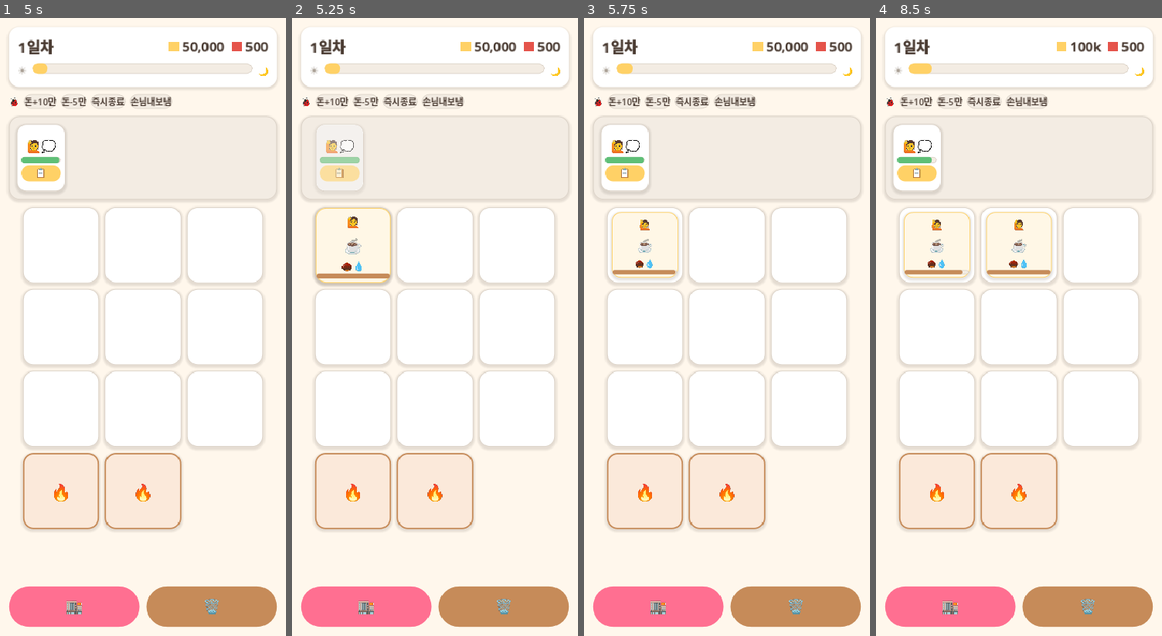
Above: before the commit, frames 1-4 (left to right).
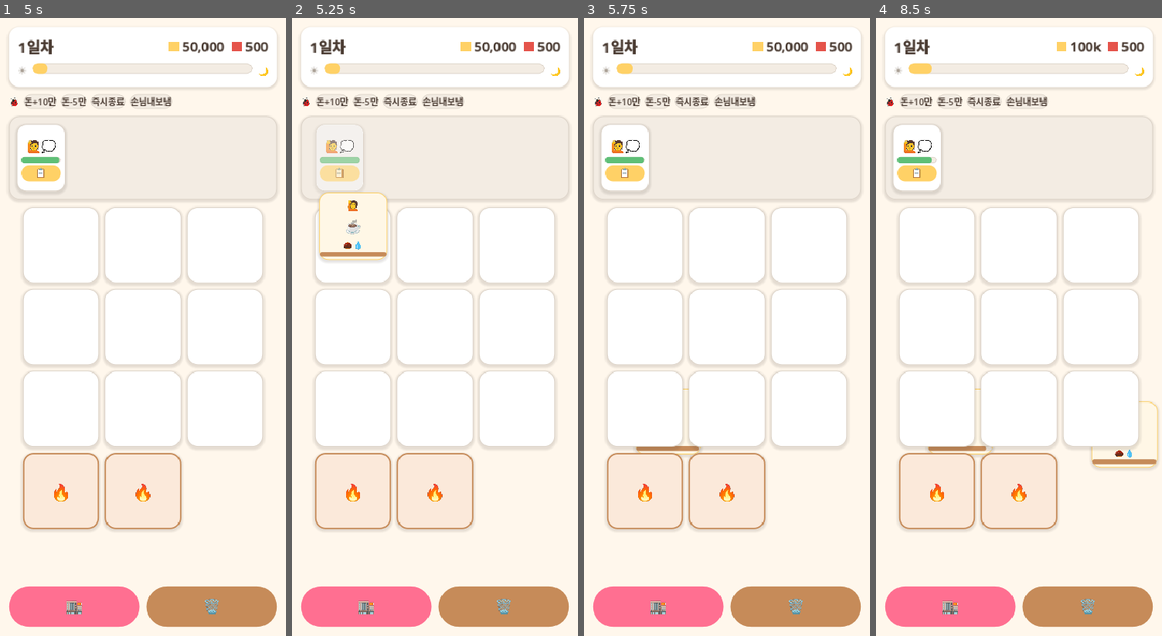
Above: after the commit, the same moments.

Repository: yellyB/game-slot-kitchen
Game: Godot game, scene res://scenes/Main.tscn
Two runs of this game, one before a commit and one after it. Both use one fixed random seed, a clock stepped at 60 frames per second and the inputs below.
Inputs:
- Up to frame 1 (5 s): click "시작" at 0.5 s; click "돈+10만" at 1.25 s; click "돈-5만" at 2 s; click "손님내보냄" at 2.75 s; click "🏬" at 3.5 s; click "📋" at 4.25 s
- Up to frame 2 (5.25 s): click "📋" at 5 s
- Up to frame 3 (5.75 s): no input
- Up to frame 4 (8.5 s): click "🗑️" at 5.75 s; click "돈+10만" at 6.5 s; click "돈-5만" at 7.25 s; click "📋" at 8 s

Frame 1 is identical in both runs. In frame 2, 1.7% of the frame differs, in the area x 8-35%, y 28-43%; in frame 3, 2.7%; in frame 4, 5.6%, in the area x 9-99%, y 31-73%.

Commit message:
연출: 주문 확인 시 주문서가 손님 자리→슬롯으로 날아가 안착
- _fly_order_to_slot: top_level 트윈으로 손님 위치에서 슬롯 최종 좌표로 이동(위치+스케일+페이드), 도착 시 안착음
- 슬롯은 먼저 점유(place_card pop/sfx 억제)해 비행 중 중복 배치 방지
- slot.place_card에 pop 파라미터 추가(호출측이 배치 애니 직접 처리)

Co-Authored-By: Claude Opus 4.8 (1M context) <noreply@anthropic.com>

Diff:
--- a/scripts/main.gd
+++ b/scripts/main.gd
@@ -112,6 +112,21 @@
 	# 개발용 테스트 하니스 (릴리스엔 영향 없음): godot4 ... -- --test
 	if OS.is_debug_build() and "--test" in OS.get_cmdline_user_args():
 		await TestHarness.new().run(self)
+
+	if "--fxshop" in OS.get_cmdline_user_args():
+		_start_game()
+		await get_tree().create_timer(0.4).timeout
+		_board.rebuild(Config.MAX_SLOTS)   # 12슬롯 레이아웃 확인
+		await get_tree().process_frame
+		get_viewport().get_texture().get_image().save_png("/tmp/fxboard.png")
+		var shop := Shop.new()
+		shop.session = _session
+		_session.slots = Config.MAX_SLOTS   # 슬롯 MAX → SOLD OUT
+		shop._drew = true                   # 이미 뽑음 → 팩 SOLD OUT
+		add_child(shop)
+		await get_tree().create_timer(0.3).timeout
+		get_viewport().get_texture().get_image().save_png("/tmp/fxshop.png")
+		get_tree().quit()
 
 	# 헤드리스 시뮬레이션: godot4 ... -- --sim
 	if "--sim" in OS.get_cmdline_user_args():
@@ -366,8 +381,10 @@
 	order.expired.connect(_on_order_expired)
 	order.served.connect(_on_served)
 	order.rejected.connect(_on_order_rejected)
-	slot.place_card(order)
+	# 주문서가 손님 자리에서 슬롯으로 날아가 안착(손님은 즉시 퇴장).
+	var from_pos := customer.global_position + customer.size * 0.5
 	customer.queue_free()
+	_fly_order_to_slot(order, slot, from_pos)
 	_accepted_today += 1
 	# 카드60: N번째 주문마다 즉시 완성품 생성(재료·조리 생략).
 	if Buffs.consume_instant_order():
@@ -539,6 +556,37 @@
 	tw.tween_property(card, "scale", Vector2(0.6, 0.6), 0.3).set_ease(Tween.EASE_IN)
 	tw.tween_property(card, "modulate:a", 0.0, 0.3)
 	tw.chain().tween_callback(card.queue_free)
+
+
+## 주문 확인 연출 — 주문서가 손님 자리(from_pos)에서 목표 슬롯으로 포물선 없이 스윽 날아가 안착.
+## 슬롯은 먼저 점유(비행 중 중복 배치 방지)하되, 팝·소리는 도착 시점에 낸다.
+func _fly_order_to_slot(card: Card, slot: Slot, from_pos: Vector2) -> void:
+	slot.place_card(card, false, false)   # 점유만 — 소리·팝은 도착 때
+	await get_tree().process_frame        # 슬롯 내 최종 레이아웃(위치·크기) 확보
+	if not is_instance_valid(card) or card.get_parent() == null:
+		return
+	var dest := card.global_position      # 슬롯에서의 최종 좌표
+	var sz := card.size
+	card.top_level = true                 # 컨테이너 정렬 배제 — 좌표 직접 제어
+	card.z_index = 95
+	card.pivot_offset = sz * 0.5
+	card.mouse_filter = Control.MOUSE_FILTER_IGNORE
+	card.global_position = from_pos - sz * 0.5
+	card.scale = Vector2(0.7, 0.7)
+	card.modulate.a = 0.0
+	var tw := create_tween()
+	tw.set_parallel(true)
+	tw.tween_property(card, "global_position", dest, 0.34).set_trans(Tween.TRANS_CUBIC).set_ease(Tween.EASE_OUT)
+	tw.tween_property(card, "scale", Vector2.ONE, 0.34).set_trans(Tween.TRANS_BACK).set_ease(Tween.EASE_OUT)
+	tw.tween_property(card, "modulate:a", 1.0, 0.16)
+	tw.chain().tween_callback(func():
+		if not is_instance_valid(card):
+			return
+		card.top_level = false            # 슬롯 레이아웃에 복귀(제자리 스냅)
+		card.z_index = 0
+		card.scale = Vector2.ONE
+		card.mouse_filter = Control.MOUSE_FILTER_STOP
+		Audio.play("card_place"))         # 안착음(탁)
 
 
 ## 팝 버스트 — 작게 나타나 크게 튀며(스케일) 살짝 떠오르다 사라짐. 서빙 성공 😊 등.
--- a/scripts/slot.gd
+++ b/scripts/slot.gd
@@ -51,13 +51,15 @@
 
 ## 이미 만들어진 카드(재료·주문서 등)를 배치.
 ## play_sfx=false: 버프 재배치(매일 리빌드)처럼 소리 없이 얹을 때.
-func place_card(card: Card, play_sfx := true) -> void:
+## pop=false: 주문서 날아오기처럼 배치 애니·소리를 호출측이 직접 처리할 때(슬롯 점유만).
+func place_card(card: Card, play_sfx := true, pop := true) -> void:
 	if not is_empty() or card == null:
 		return
 	card.size_flags_horizontal = Control.SIZE_EXPAND_FILL
 	card.size_flags_vertical = Control.SIZE_EXPAND_FILL
 	_holder.add_child(card)
-	card.pop_in()   # 배치 팝 애니
+	if pop:
+		card.pop_in()   # 배치 팝 애니
 	if play_sfx:
 		Audio.play("card_place")   # 슬롯에 카드 생김(탁)
 
